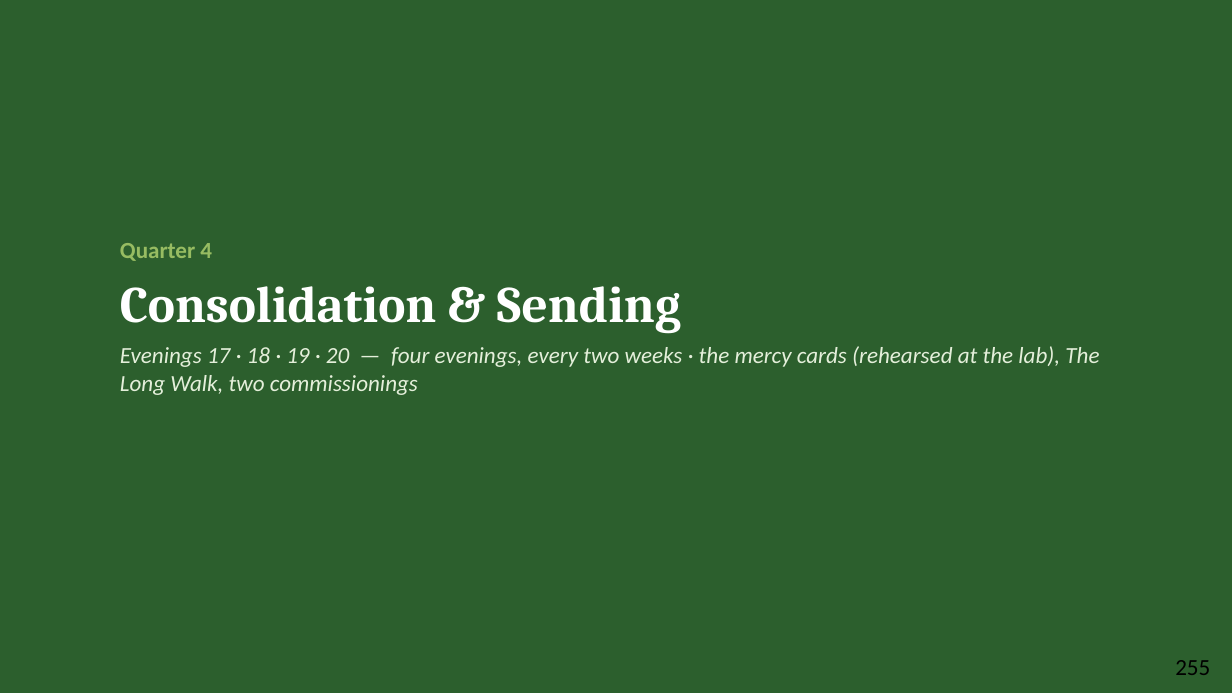
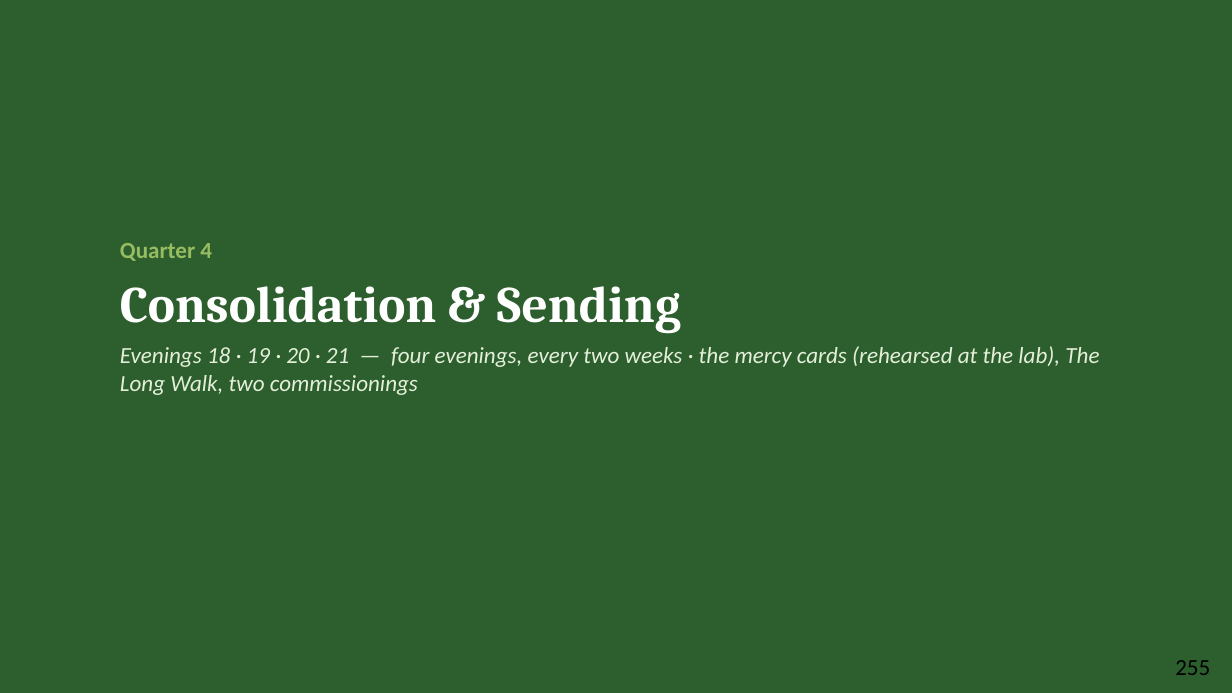
Before and after one commit to jgtittle-ministries/fellowship-of-the-heart-pilot-at-cca-dev, a slide deck: slide 14 of _implementation-notes/evening-series/FotH Evening Session 17 Slides DRAFT v1.pptx. Drawn at 1232x693 pixels with LibreOffice and Linux fonts; fonts in the diff are those of the drawing. Boxes give left, top, right and bottom in pixels: in the first picture for what was removed or moved away, otherwise in the second. Text is boxed around its words. In the diff, an @@ line names an element or a change of style, - is before the commit and + after.

```diff
--- a/_implementation-notes/evening-series/FotH Evening Session 17 Slides DRAFT v1.pptx
+++ b/_implementation-notes/evening-series/FotH Evening Session 17 Slides DRAFT v1.pptx
@@ text at [120, 346, 1099, 395]: text changed @@
-Evenings 17 · 18 · 19 · 20 — four evenings, every two weeks · the mercy cards (rehearsed at the lab), The Long Walk, two commissionings
+Evenings 18 · 19 · 20 · 21 — four evenings, every two weeks · the mercy cards (rehearsed at the lab), The Long Walk, two commissionings
```
Also in this commit, not shown: 4 other slides changed, 52 other files.
